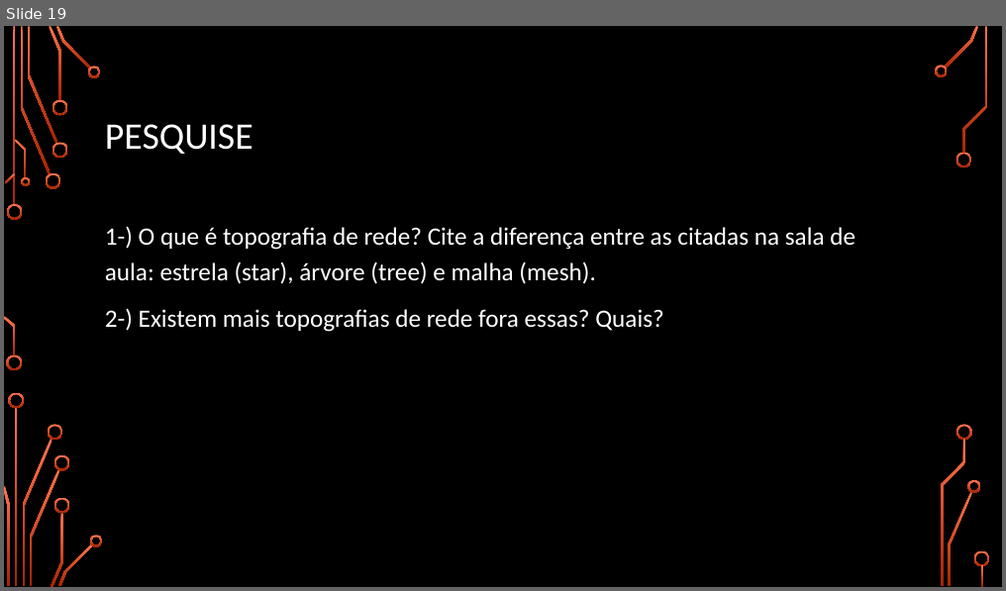
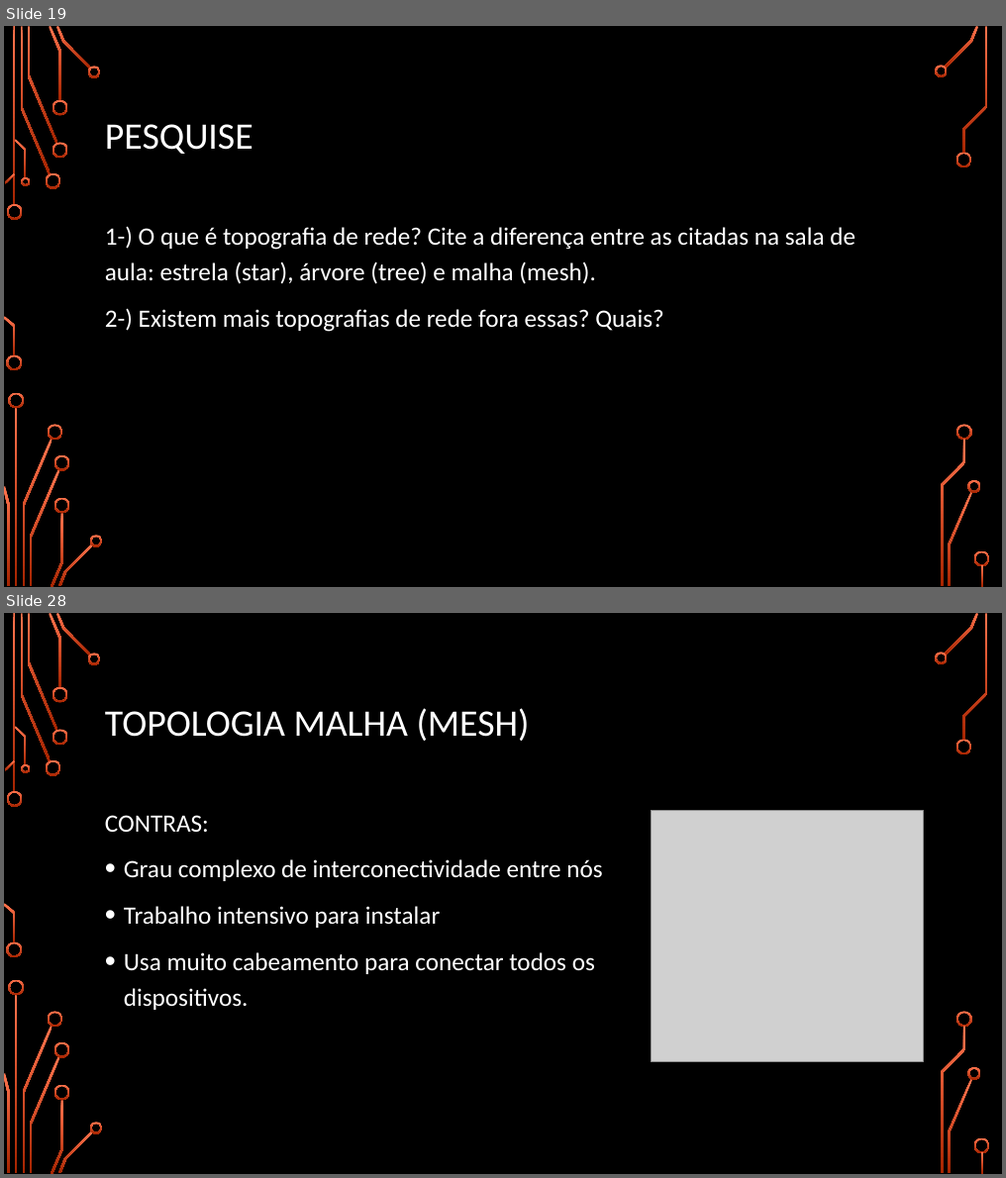
Before and after one commit to luisfernandospoljaric/SENAI2024, a slide deck: IoT 60h/Protocolos de comunicacao/ZigBee.pptx. Shown one above the other, each under a label of ours: slide 19 before the commit, slides 19 and 28 after it; the slides between them are not shown. The pictures are 1006x591 and 1006x1178 pixels, drawn with LibreOffice and Linux fonts; fonts in the diff are those of the drawing; grey boxes stand for pictures; background and template pictures are left out. Boxes give left, top, right and bottom in pixels: in the first picture for what was removed or moved away, otherwise in the second. Text is boxed around its words. In the diff, an @@ line names an element or a change of style, - is before the commit and + after.

```diff
--- a/IoT 60h/Protocolos de comunicacao/ZigBee.pptx
+++ b/IoT 60h/Protocolos de comunicacao/ZigBee.pptx
@@ slide 28 added at (x1=4, y1=613, x2=1002, y2=1174), background picture (left out); not listed: 36 template elements that a slide beside it also shows @@
@@ title added at (x1=105, y1=708, x2=530, y2=741), 36 pt, text #FFFFFF @@
+TOPOLOGIA MALHA (MESH)
@@ text added at (x1=105, y1=815, x2=602, y2=1010), 24 pt, text #FFFFFF @@
+CONTRAS:
+• Grau complexo de interconectividade entre nós
+• Trabalho intensivo para instalar
+• Usa muito cabeamento para conectar todos os dispositivos.
@@ picture added at (x1=650, y1=811, x2=924, y2=1061) @@
```
Also in this commit, not shown: 8 other slides added.
